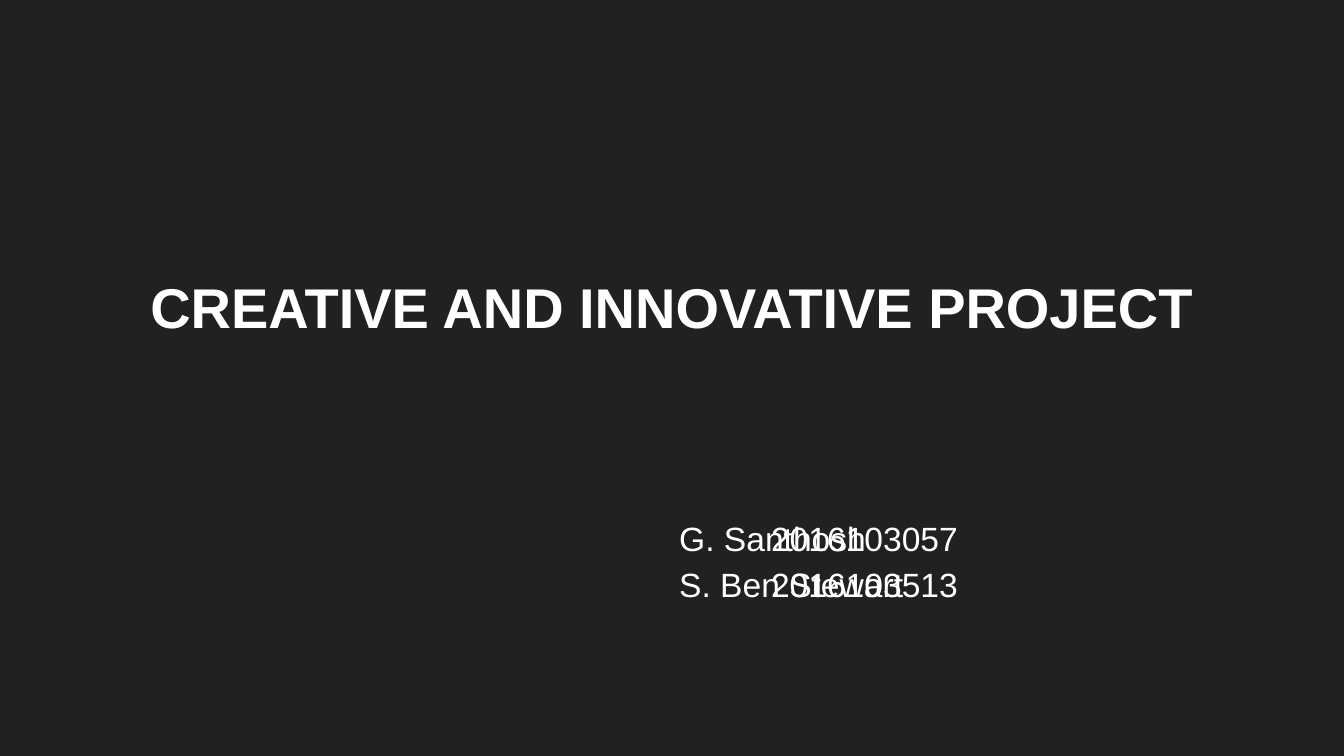
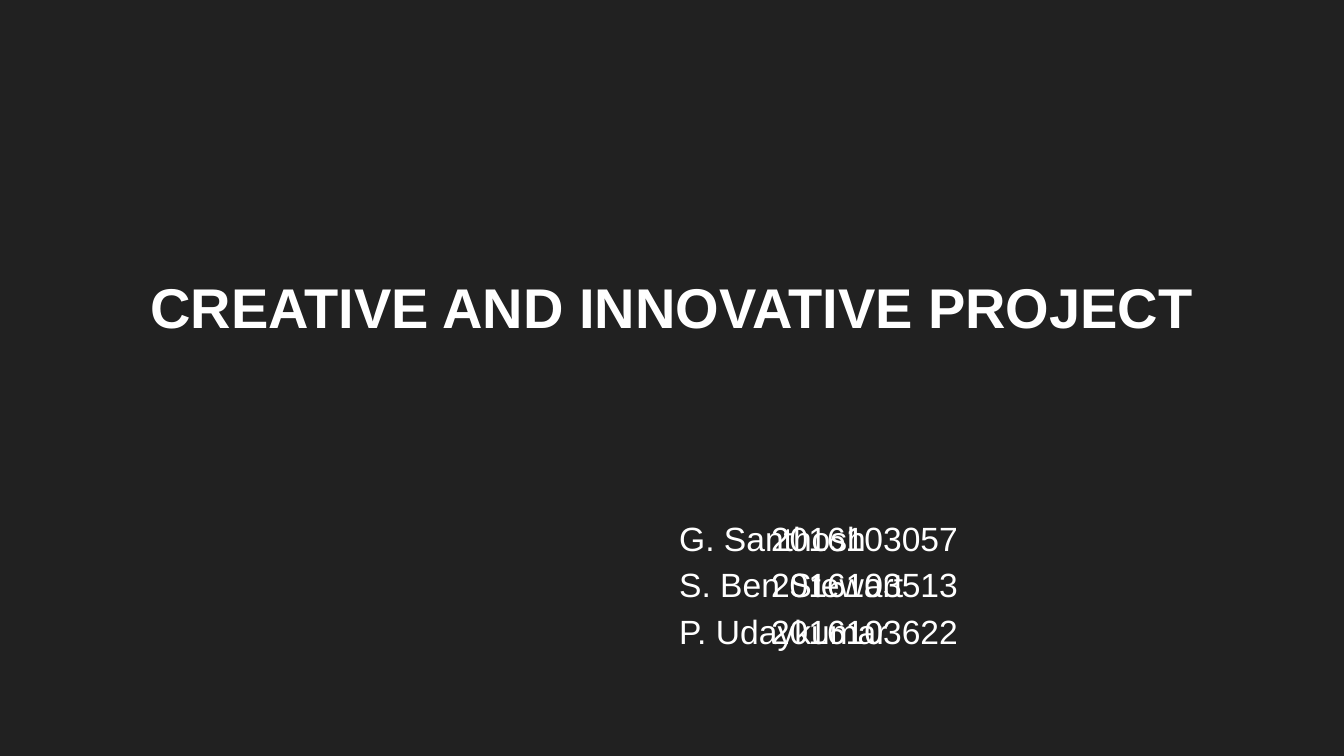
Before and after one commit to sbenstewart/cip-lab, a slide deck: slide 1 of presentation/presentation.pptx. Drawn at 1344x756 pixels with LibreOffice and Linux fonts; fonts in the diff are those of the drawing. Boxes give left, top, right and bottom in pixels: in the first picture for what was removed or moved away, otherwise in the second. Text is boxed around its words. In the diff, an @@ line names an element or a change of style, - is before the commit and + after.

```diff
--- a/presentation/presentation.pptx
+++ b/presentation/presentation.pptx
@@ subtitle at (x1=679, y1=619, x2=958, y2=650): paragraph added @@
+P. Udaykumar 2016103622
```
Also in this commit, not shown: 3 other files.
